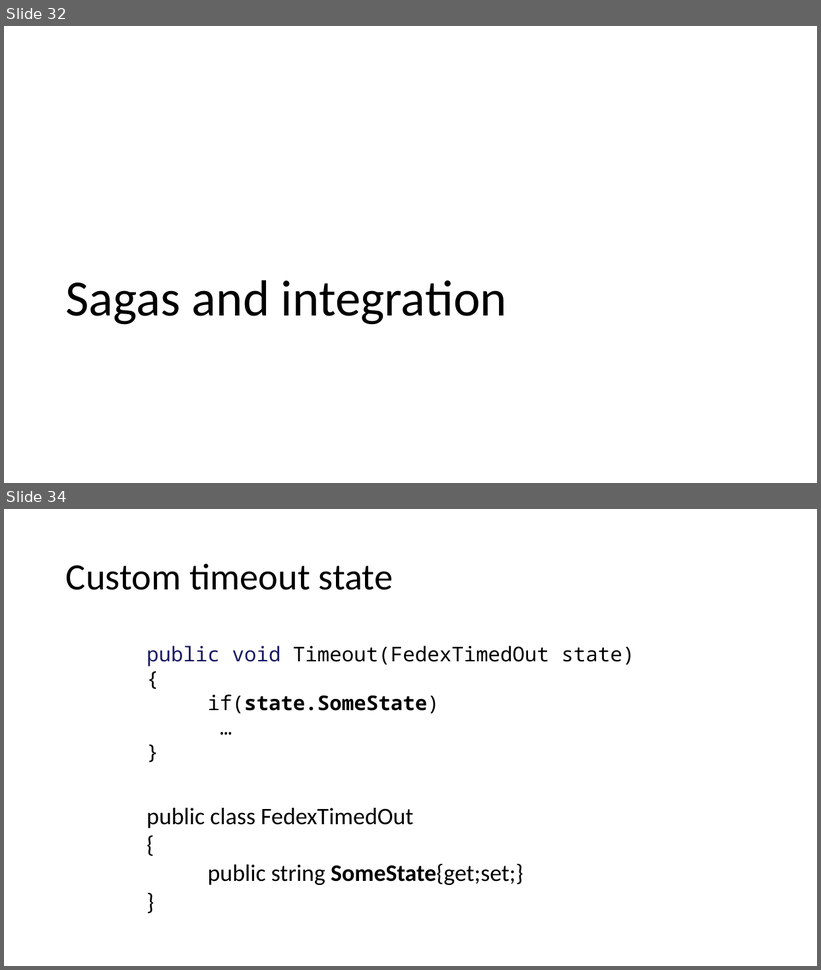
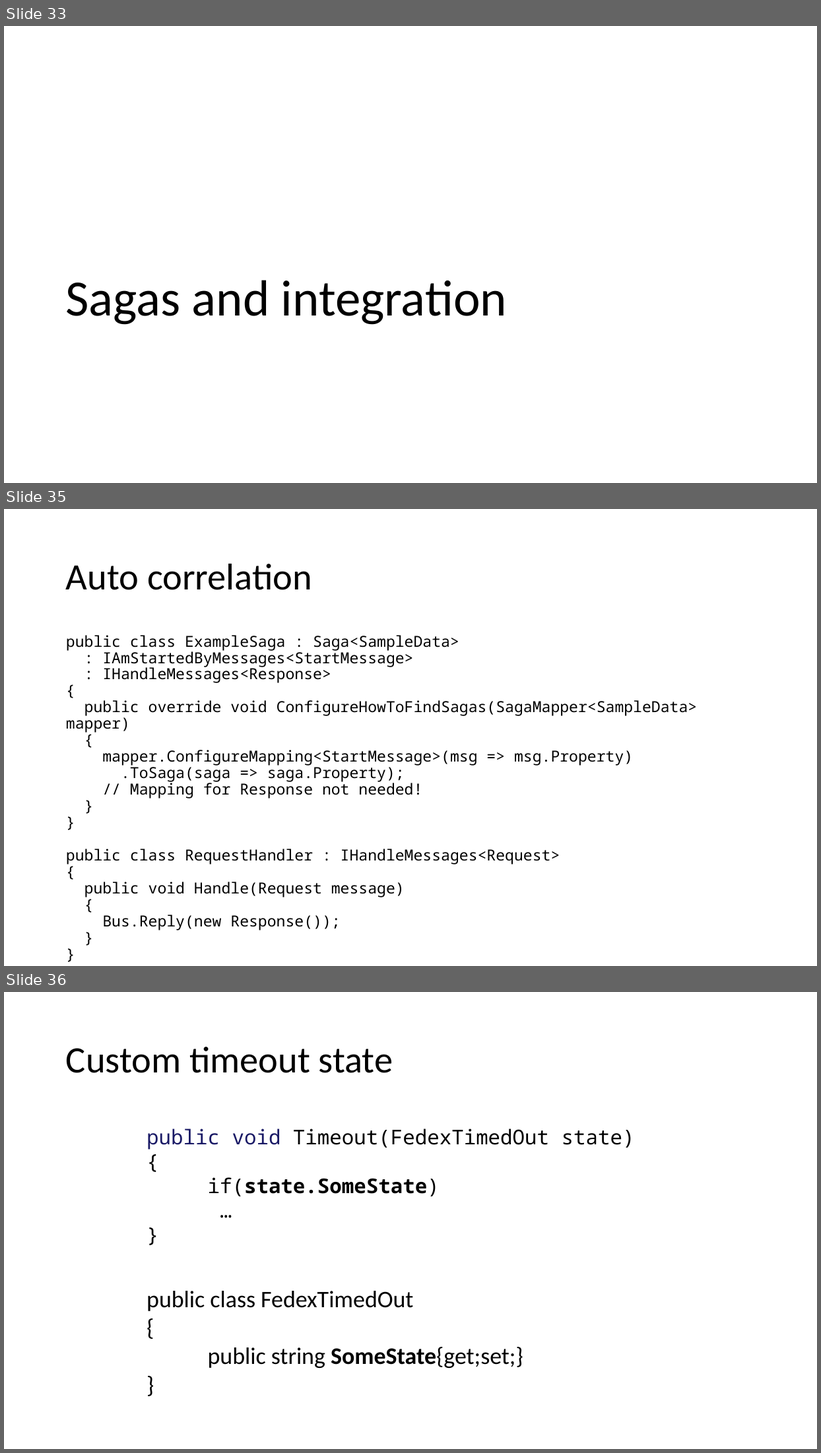
Before and after one commit to Particular/SagaMasterClass, a slide deck: SagaMasterClass.pptx. Shown one above the other, each under a label of ours: slides 32 and 34 before the commit, slides 33, 35 and 36 after it; the slides between them are not shown. The pictures are 821x970 and 821x1453 pixels, drawn with LibreOffice and Linux fonts; fonts in the diff are those of the drawing. Boxes give left, top, right and bottom in pixels: in the first picture for what was removed or moved away, otherwise in the second. Text is boxed around its words. In the diff, an @@ line names an element or a change of style, - is before the commit and + after.

```diff
--- a/SagaMasterClass.pptx
+++ b/SagaMasterClass.pptx
@@ slide 35 added at (4,509,817,966), background #FFFFFF @@
@@ title added at (66,563,312,590), 44 pt, text #000000 @@
+Auto correlation
@@ text added at (66,635,698,931), 18 pt, text #000000 @@
+public class ExampleSaga : Saga<SampleData>
+: IAmStartedByMessages<StartMessage>
+: IHandleMessages<Response>
+{
+public override void ConfigureHowToFindSagas(SagaMapper<SampleData> mapper)
+{
+mapper.ConfigureMapping<StartMessage>(msg => msg.Property)
+.ToSaga(saga => saga.Property);
+// Mapping for Response not needed!
+}
+}
+public class RequestHandler : IHandleMessages<Request>
+{
+public void Handle(Request message)
+{
+Bus.Reply(new Response());
+}
+}
@@ what was slide 32 is now slide 33 @@
@@ what was slide 34 is now slide 36 @@
```
Also in this commit, not shown: 3 slides changed, 1 other slide added.
